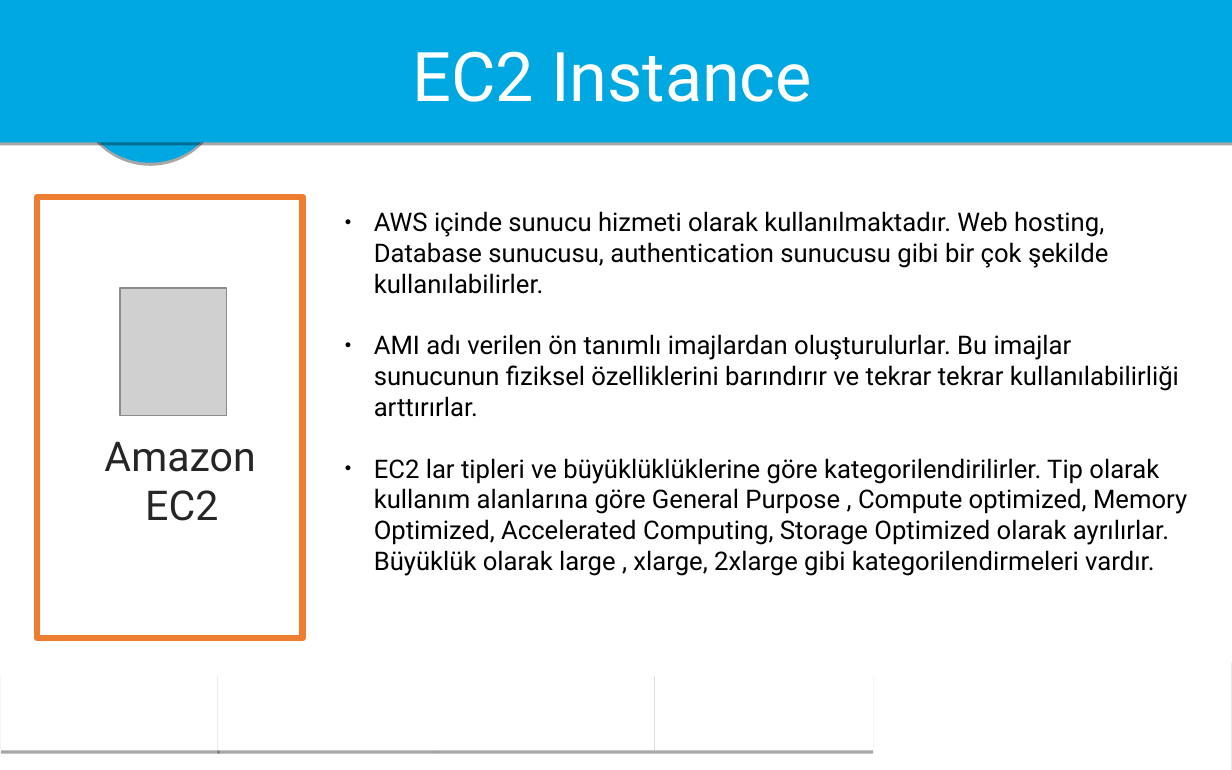
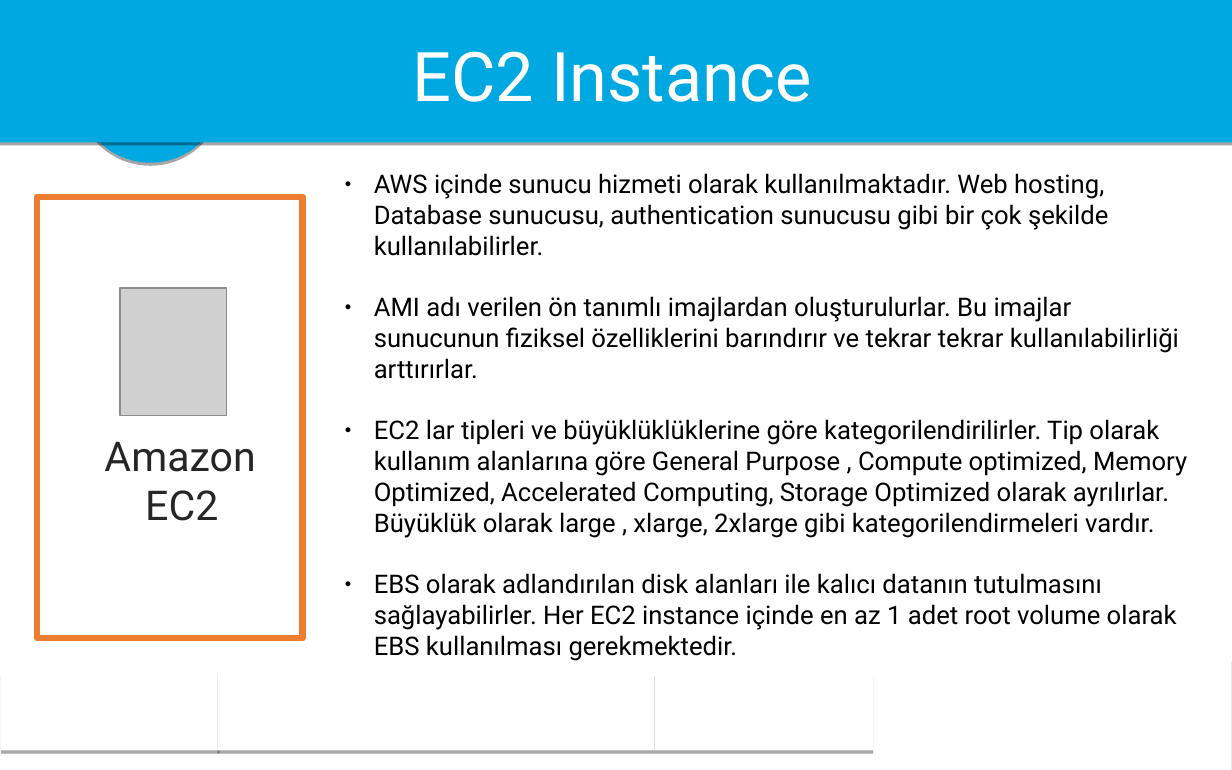
Before and after one commit to naimalpermuhacir/aws-webinar-presentation, a slide deck: slide 19 of creating-a-vpc-and-deploying-a-web-application/creating-a-vpc-and-deploying-a-web-application.pptx (slide 18 before the commit). Drawn at 1232x770 pixels with LibreOffice and Linux fonts; fonts in the diff are those of the drawing; grey boxes stand for pictures; background and template pictures are left out. Boxes give left, top, right and bottom in pixels: in the first picture for what was removed or moved away, otherwise in the second. Text is boxed around its words. In the diff, an @@ line names an element or a change of style, - is before the commit and + after.

```diff
--- a/creating-a-vpc-and-deploying-a-web-application/creating-a-vpc-and-deploying-a-web-application.pptx
+++ b/creating-a-vpc-and-deploying-a-web-application/creating-a-vpc-and-deploying-a-web-application.pptx
@@ text "AWS içinde sunucu hizmeti olarak ...": place and size @@
-text "AWS içinde sunucu hizmeti olarak ..." at box(374, 211, 1187, 576)
+text "AWS içinde sunucu hizmeti olarak ..." at box(374, 173, 1187, 661)
@@ text at box(374, 573, 1177, 661): paragraph added @@
+● EBS olarak adlandırılan disk alanları ile kalıcı datanın tutulmasını sağlayabilirler. Her EC2 instance içinde en az 1 adet root volume olarak EBS kullanılması gerekmektedir.
```
Also in this commit, not shown: 4 other slides changed, 2 slides added, 3 other files.
